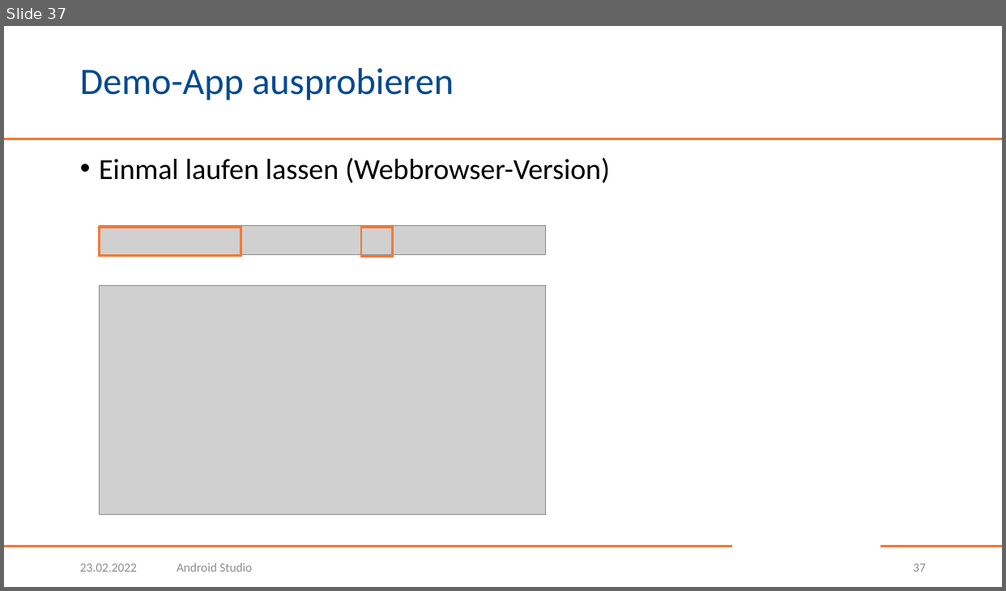
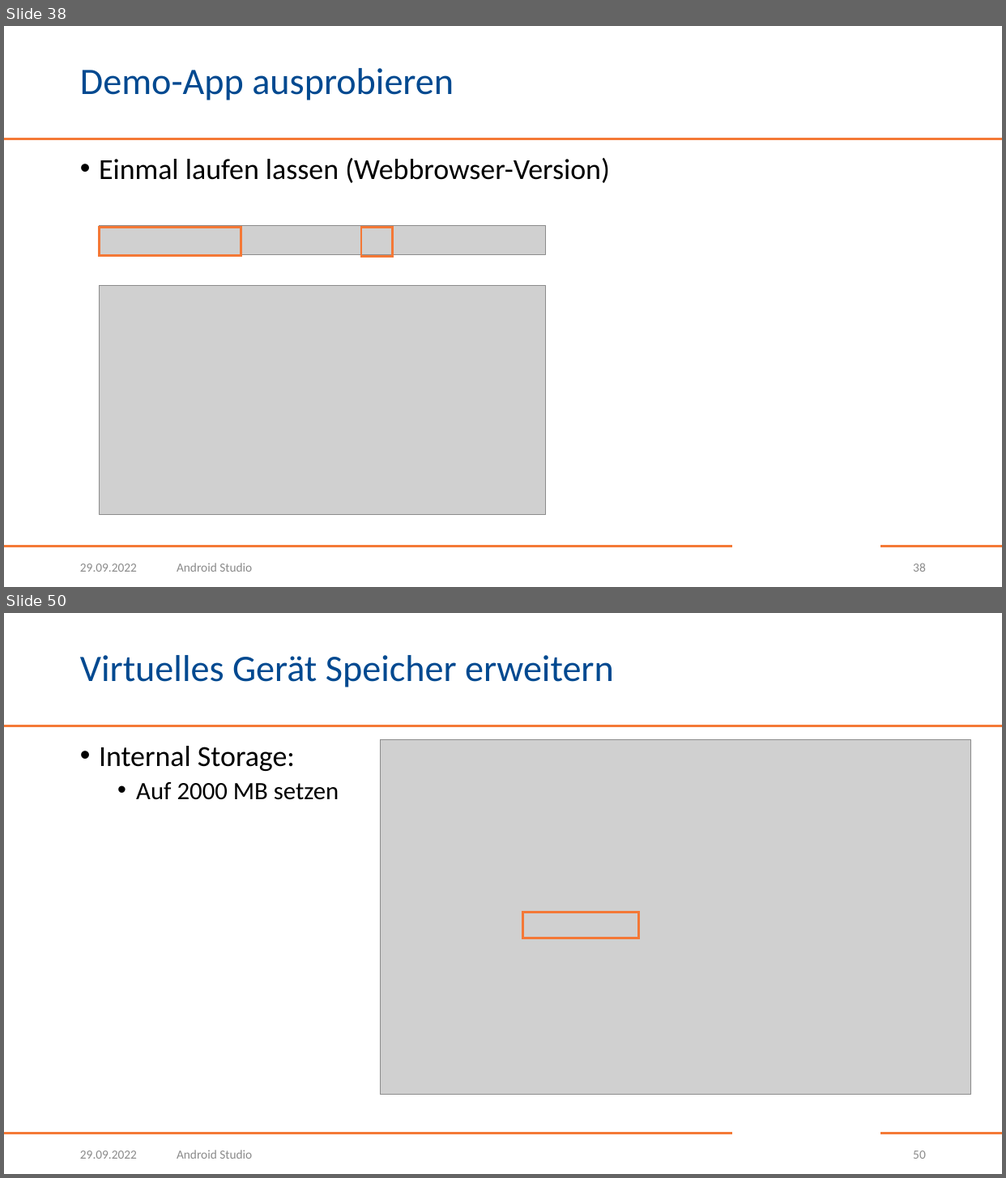
Before and after one commit to BogyMitutoyoCTL/BOGY-App-2022-10, a slide deck: AndroidStudio.pptx. Shown one above the other, each under a label of ours: slide 37 before the commit, slides 38 and 50 after it; the slides between them are not shown. The pictures are 1006x591 and 1006x1178 pixels, drawn with LibreOffice and Linux fonts; fonts in the diff are those of the drawing; grey boxes stand for pictures; background and template pictures are left out. Boxes give left, top, right and bottom in pixels: in the first picture for what was removed or moved away, otherwise in the second. Text is boxed around its words. In the diff, an @@ line names an element or a change of style, - is before the commit and + after.

Commit message:
Update AndroidStudio presentation

```diff
--- a/AndroidStudio.pptx
+++ b/AndroidStudio.pptx
@@ slide 50 added at <box>4,613,1002,1174</box>, background #FFFFFF; not listed: 3 template elements that a slide beside it also shows @@
@@ title added at <box>80,655,614,688</box>, 36 pt, text #004990 @@
+Virtuelles Gerät Speicher erweitern
@@ text added at <box>99,746,339,800</box>, 28 pt, text #000000 @@
+• Internal Storage:
+  • Auf 2000 MB setzen
@@ picture added at <box>381,740,971,1095</box> @@
@@ rectangle added at <box>523,913,639,938</box>, outline #F47836 2.25 pt @@
@@ text added at <box>80,1151,137,1159</box>, 12 pt, text #8C8C8C @@
+29.09.2022
@@ text added at <box>177,1150,252,1159</box>, 12 pt, text #8C8C8C @@
+Android Studio
@@ page number added at <box>913,1151,926,1159</box>, 12 pt, text #8C8C8C @@
+50
@@ what was slide 37 is now slide 38 @@
@@ slide 38 changed as well @@
@@ text at <box>80,564,137,572</box>: text changed @@
-23.02.2022
+29.09.2022
@@ page number at <box>913,563,926,572</box>: text changed @@
-37
+38
```
Also in this commit, not shown: 47 other slides changed, 6 other slides added.
